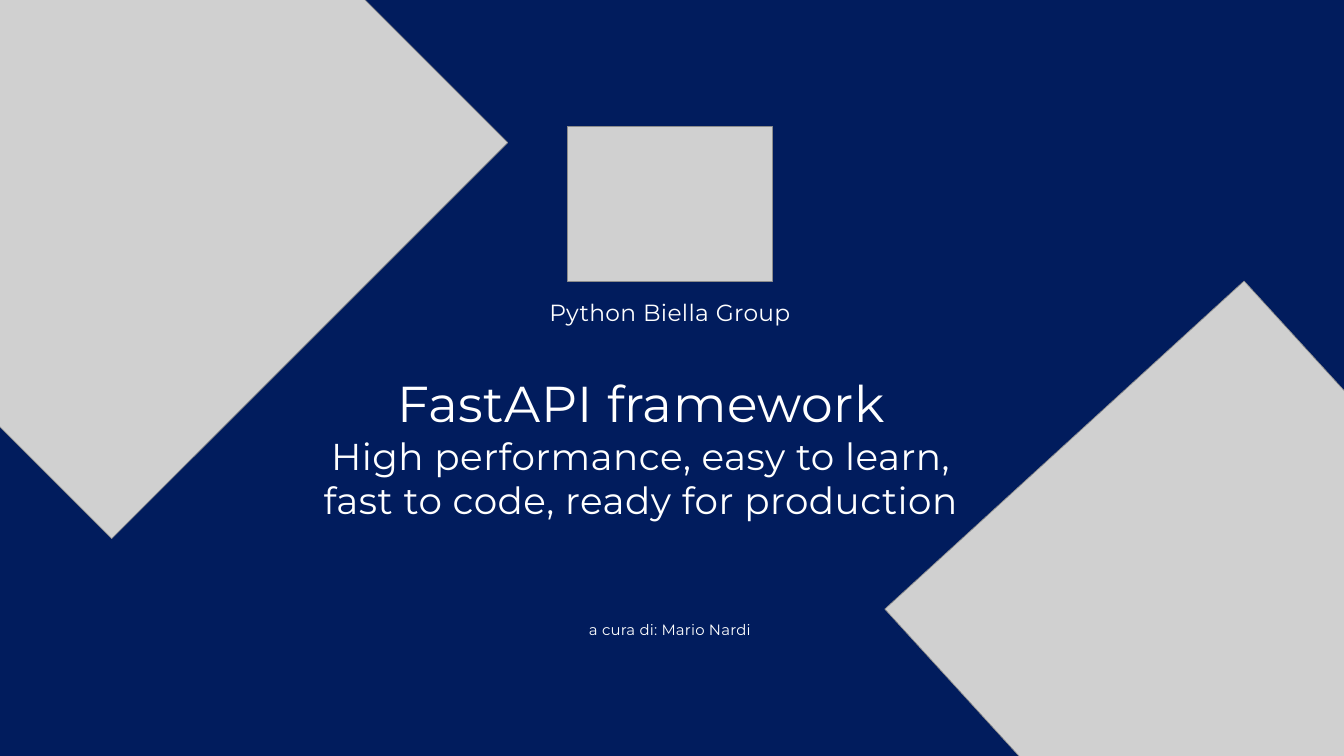
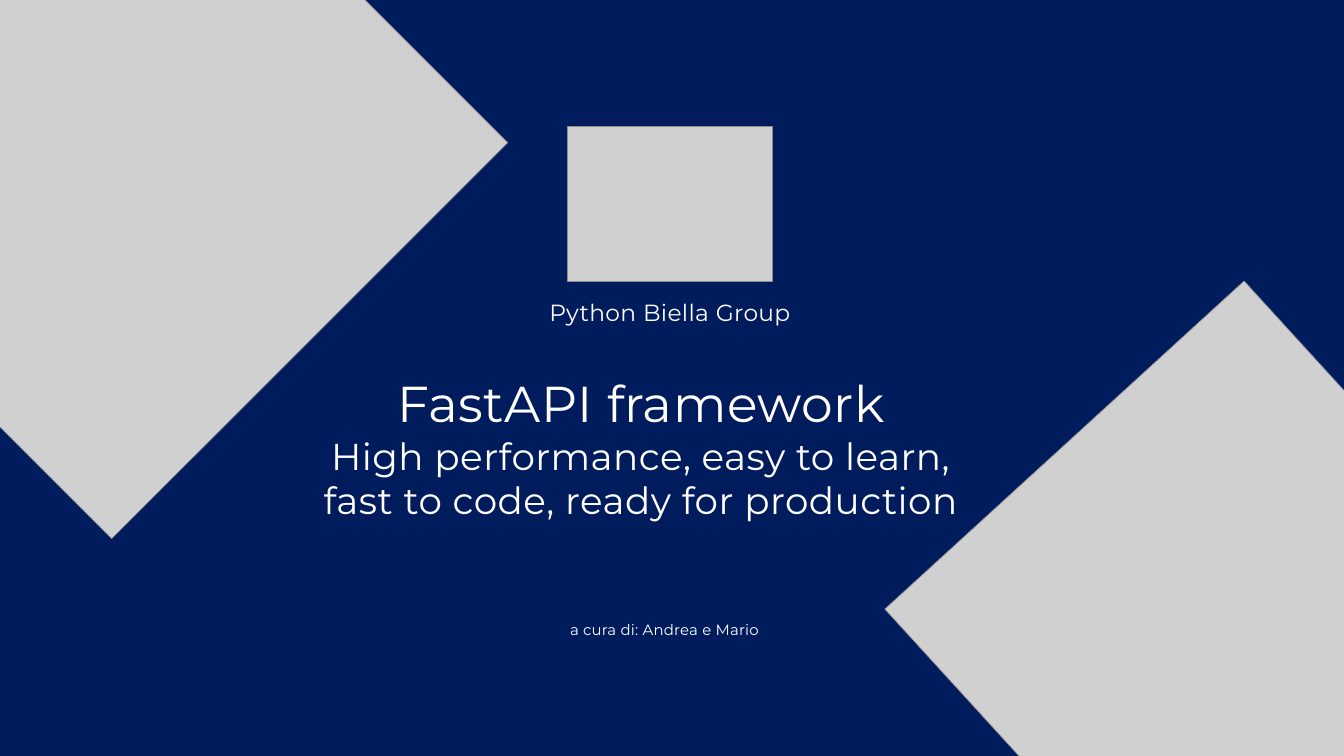
Before and after one commit to Burlesco70/CorsoFastAPI, a slide deck: slide 1 of materiale_raw/FastAPI-PBG.pptx. Drawn at 1344x756 pixels with LibreOffice and Linux fonts; fonts in the diff are those of the drawing; grey boxes stand for pictures. Boxes give left, top, right and bottom in pixels: in the first picture for what was removed or moved away, otherwise in the second. Text is boxed around its words. In the diff, an @@ line names an element or a change of style, - is before the commit and + after.

```diff
--- a/materiale_raw/FastAPI-PBG.pptx
+++ b/materiale_raw/FastAPI-PBG.pptx
@@ text at [570,624,759,635]: text changed @@
-a cura di: Mario Nardi
+a cura di: Andrea e Mario
```
Also in this commit, not shown: 2 other slides changed, 1 other file.
